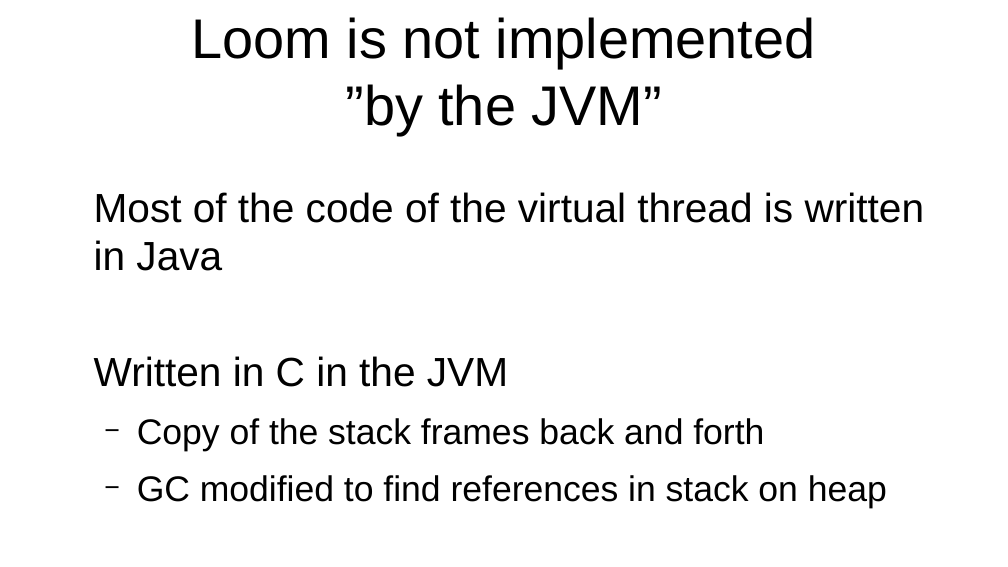
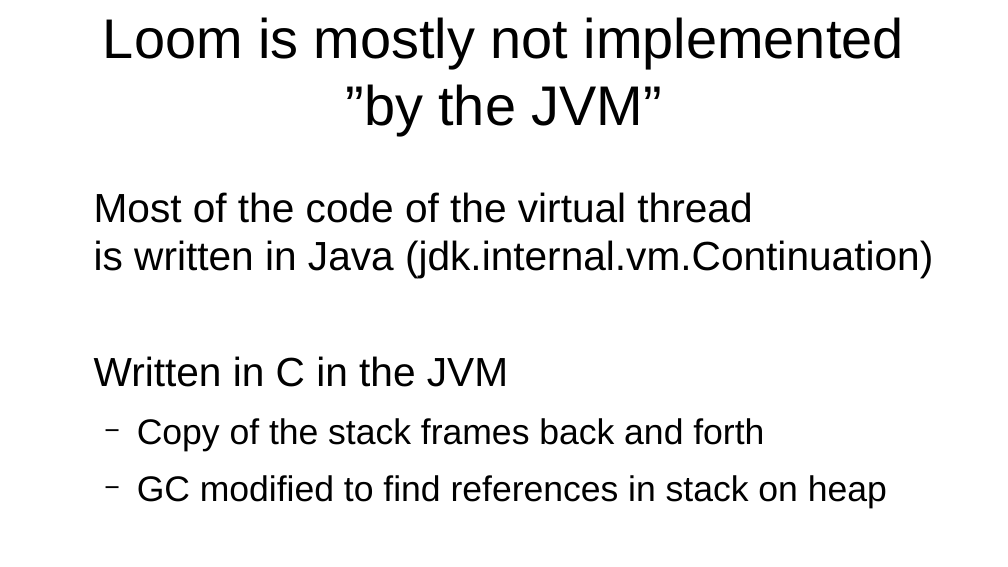
Before and after one commit to forax/loom-fiber, a slide deck: slide 24 of loom is looming.odp (slide 28 before the commit). Drawn at 1008x567 pixels with LibreOffice and Linux fonts; fonts in the diff are those of the drawing. Boxes give left, top, right and bottom in pixels: in the first picture for what was removed or moved away, otherwise in the second. Text is boxed around its words. In the diff, an @@ line names an element or a change of style, - is before the commit and + after.

```diff
--- a/loom is looming.odp
+++ b/loom is looming.odp
@@ title at (x1=103, y1=17, x2=904, y2=135): text changed @@
-Loom is not implemented
-”by the JVM”
+Loom is mostly not implemented
+”by the JVM”
@@ text at (x1=94, y1=192, x2=933, y2=278): text changed @@
-Most of the code of the virtual thread is written in Java
+Most of the code of the virtual thread
+is written in Java (jdk.internal.vm.Continuation)
```
Also in this commit, not shown: 7 other slides changed, 1 other file.
